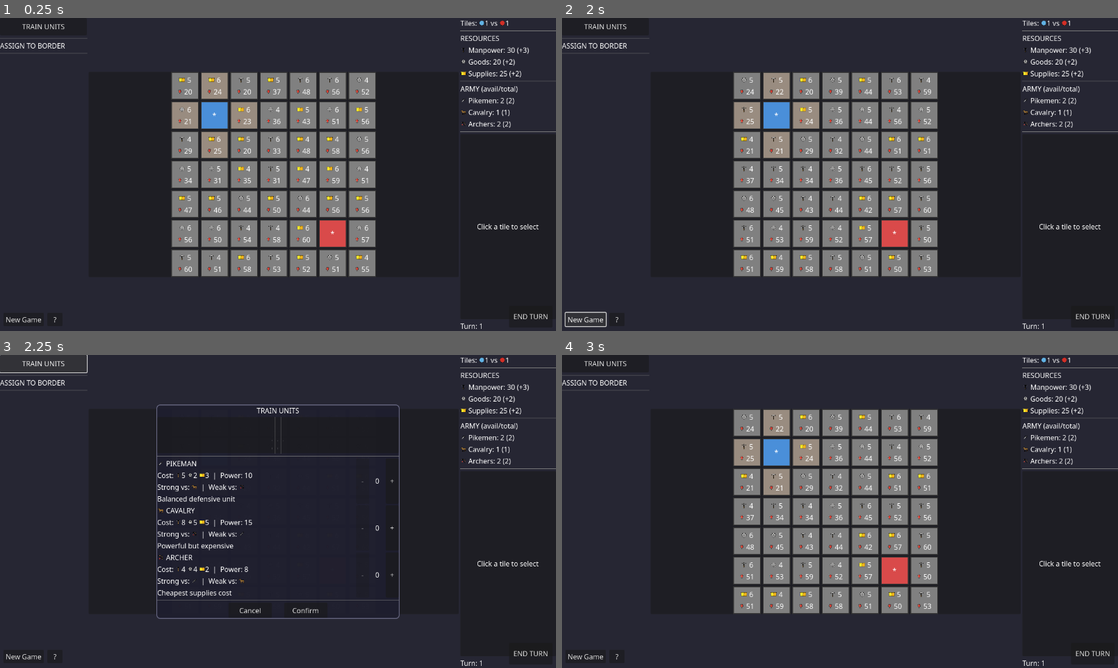
Above: before the commit, frames 1-4 (two rows, left to right).
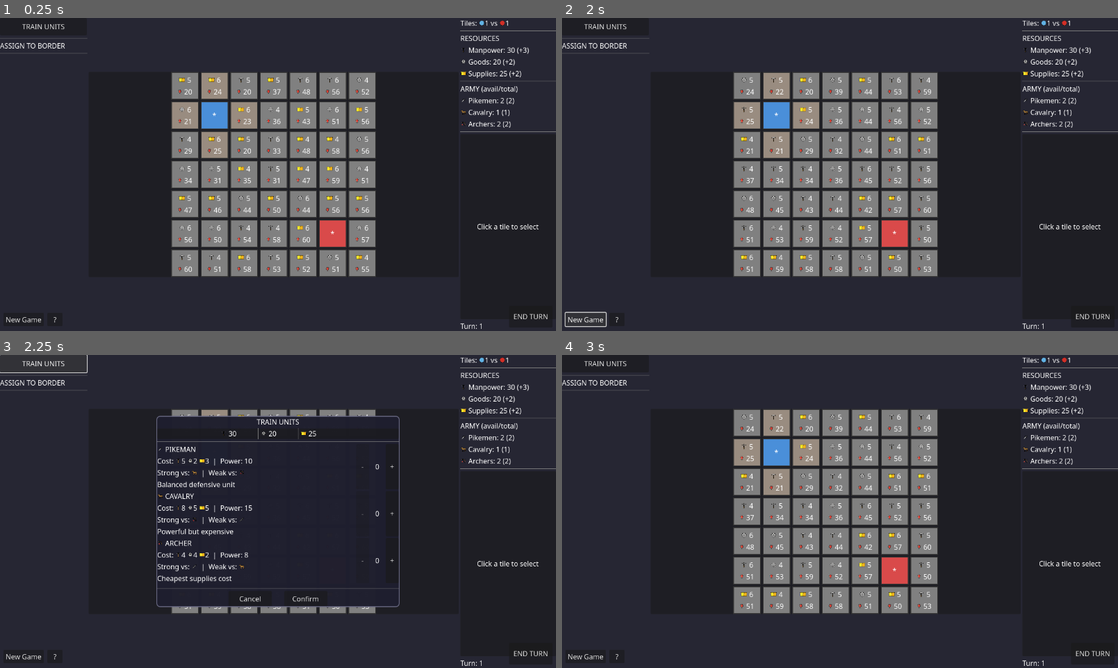
Above: after the commit, the same moments.

Repository: zoltan-szabo-boz/strategic-wars
Game: Godot game, scene res://scenes/main.tscn
The game is run twice, just before and just after one commit, with the same random seed, the same clock (stepped at 60 frames per second) and the same inputs.
Inputs:
- Up to frame 1 (0.25 s): no input
- Up to frame 2 (2 s): click "New Game" at 0.5 s; click "New Game" at 1.25 s
- Up to frame 3 (2.25 s): click "TRAIN UNITS" at 2 s
- Up to frame 4 (3 s): click "Confirm" at 2.75 s

Frames 1-2 are identical in both runs. In frame 3, 4.9% of the frame differs, in the area x 28-72%, y 15-85%; in frame 4, nothing differs.

Commit message:
Fix train units panel resources tab

Diff:
--- a/scenes/main.tscn
+++ b/scenes/main.tscn
@@ -333,28 +333,34 @@
 alignment = 1
 
 [node name="ManpowerDraft" type="RichTextLabel" parent="TrainingPanel/VBox/ResourcesPanel/ResourcesHBox"]
+custom_minimum_size = Vector2(80, 24)
 layout_mode = 2
 bbcode_enabled = true
 text = "Manpower: 30"
 fit_content = true
+scroll_active = false
 
 [node name="Sep1" type="VSeparator" parent="TrainingPanel/VBox/ResourcesPanel/ResourcesHBox"]
 layout_mode = 2
 
 [node name="GoodsDraft" type="RichTextLabel" parent="TrainingPanel/VBox/ResourcesPanel/ResourcesHBox"]
+custom_minimum_size = Vector2(80, 24)
 layout_mode = 2
 bbcode_enabled = true
 text = "Goods: 20"
 fit_content = true
+scroll_active = false
 
 [node name="Sep2" type="VSeparator" parent="TrainingPanel/VBox/ResourcesPanel/ResourcesHBox"]
 layout_mode = 2
 
 [node name="SuppliesDraft" type="RichTextLabel" parent="TrainingPanel/VBox/ResourcesPanel/ResourcesHBox"]
+custom_minimum_size = Vector2(80, 24)
 layout_mode = 2
 bbcode_enabled = true
 text = "Supplies: 25"
 fit_content = true
+scroll_active = false
 
 [node name="Separator" type="HSeparator" parent="TrainingPanel/VBox"]
 layout_mode = 2
--- a/scripts/main.gd
+++ b/scripts/main.gd
@@ -127,8 +127,58 @@
 func _ready() -> void:
 	_load_icon_textures()
 	_get_node_references()
+	_init_static_bbcode_labels()
 	_connect_signals()
 	_start_new_game()
+
+func _init_static_bbcode_labels() -> void:
+	# Training panel - unit info labels need BBCode re-parsed at runtime
+	var pike_name := get_node_or_null("TrainingPanel/VBox/UnitsContainer/PikeRow/PikeInfo/PikeName") as RichTextLabel
+	var pike_cost := get_node_or_null("TrainingPanel/VBox/UnitsContainer/PikeRow/PikeInfo/PikeCost") as RichTextLabel
+	var pike_rps := get_node_or_null("TrainingPanel/VBox/UnitsContainer/PikeRow/PikeInfo/PikeRPS") as RichTextLabel
+	var cav_name := get_node_or_null("TrainingPanel/VBox/UnitsContainer/CavRow/CavInfo/CavName") as RichTextLabel
+	var cav_cost := get_node_or_null("TrainingPanel/VBox/UnitsContainer/CavRow/CavInfo/CavCost") as RichTextLabel
+	var cav_rps := get_node_or_null("TrainingPanel/VBox/UnitsContainer/CavRow/CavInfo/CavRPS") as RichTextLabel
+	var archer_name := get_node_or_null("TrainingPanel/VBox/UnitsContainer/ArcherRow/ArcherInfo/ArcherName") as RichTextLabel
+	var archer_cost := get_node_or_null("TrainingPanel/VBox/UnitsContainer/ArcherRow/ArcherInfo/ArcherCost") as RichTextLabel
+	var archer_rps := get_node_or_null("TrainingPanel/VBox/UnitsContainer/ArcherRow/ArcherInfo/ArcherRPS") as RichTextLabel
+
+	# Help panel
+	var help_label := get_node_or_null("HelpPanel/VBox/HelpLabel") as RichTextLabel
+
+	# Set BBCode content for training panel
+	if pike_name:
+		_set_bbcode(pike_name, "%s PIKEMAN" % ICON_DAGGER)
+	if pike_cost:
+		_set_bbcode(pike_cost, "Cost: %s5 %s2 %s3  |  Power: 10" % [ICON_PICKAXE, ICON_GEAR, ICON_BREAD])
+	if pike_rps:
+		_set_bbcode(pike_rps, "Strong vs: %s  |  Weak vs: %s" % [ICON_HORSE, ICON_BOW])
+
+	if cav_name:
+		_set_bbcode(cav_name, "%s CAVALRY" % ICON_HORSE)
+	if cav_cost:
+		_set_bbcode(cav_cost, "Cost: %s8 %s5 %s5  |  Power: 15" % [ICON_PICKAXE, ICON_GEAR, ICON_BREAD])
+	if cav_rps:
+		_set_bbcode(cav_rps, "Strong vs: %s  |  Weak vs: %s" % [ICON_BOW, ICON_DAGGER])
+
+	if archer_name:
+		_set_bbcode(archer_name, "%s ARCHER" % ICON_BOW)
+	if archer_cost:
+		_set_bbcode(archer_cost, "Cost: %s4 %s4 %s2  |  Power: 8" % [ICON_PICKAXE, ICON_GEAR, ICON_BREAD])
+	if archer_rps:
+		_set_bbcode(archer_rps, "Strong vs: %s  |  Weak vs: %s" % [ICON_DAGGER, ICON_HORSE])
+
+	# Help panel
+	if help_label:
+		_set_bbcode(help_label, "[center]GOAL: Eliminate the enemy (%s red)!\n\nClick a border tile to select it.\nUse sliders to assign units.\nPress END TURN to finish your turn and resolve combat.\n\nTiles give resources each turn.\nSpend resources to train new units.\nYou can attack multiple tiles per turn.\n\nCombat: stronger army wins.\nThe enemy AI also expands and attacks![/center]" % ICON_RED)
+
+	# Initialize draft resource labels (they get updated in _update_training_display but need initial setup)
+	if manpower_draft_label:
+		_set_bbcode(manpower_draft_label, "%s %d" % [ICON_PICKAXE, GameState.get_resource("manpower")])
+	if goods_draft_label:
+		_set_bbcode(goods_draft_label, "%s %d" % [ICON_GEAR, GameState.get_resource("goods")])
+	if supplies_draft_label:
+		_set_bbcode(supplies_draft_label, "%s %d" % [ICON_BREAD, GameState.get_resource("supplies")])
 
 func _get_node_references() -> void:
 	# Use get_node_or_null to avoid crashes if nodes don't exist
Not shown, added: docs/index.apple-touch-icon.png.import
Not shown, added: docs/index.icon.png.import
Not shown, added: docs/index.png.import
Not shown, changed: docs/index.html
Not shown, changed: docs/index.pck
